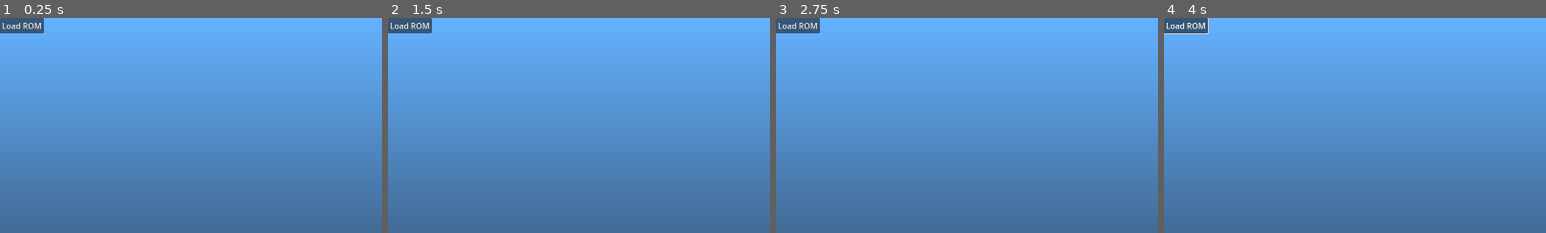
Above: before the commit, frames 1-4 (left to right).
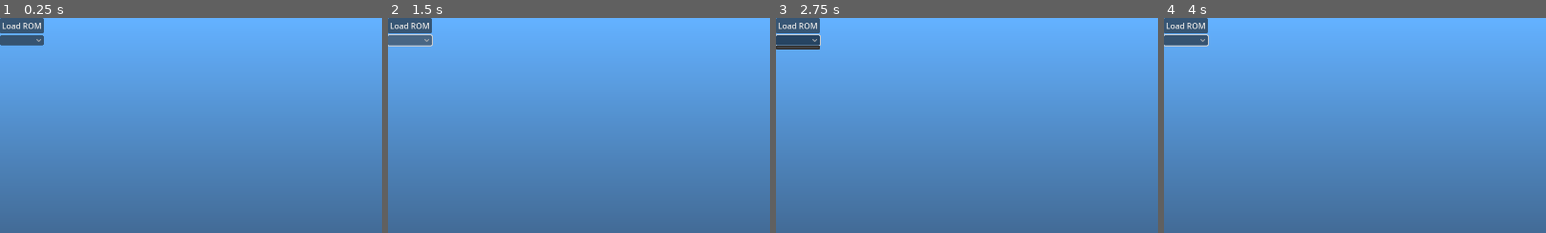
Above: after the commit, the same moments.

Repository: mrgudenheim/TacticsEngineG
Game: Godot game, scene res://src/map_viewer.tscn
The game is run twice, just before and just after one commit, with the same random seed, the same clock (stepped at 60 frames per second) and the same inputs.
Inputs (mouse positions are % of the whole screen's width and height, from its top left):
- Up to frame 1 (0.25 s): no input
- Up to frame 2 (1.5 s): click (3, 5) at 0.52 s; click (3, 5) at 1.27 s
- Up to frame 3 (2.75 s): click (3, 5) at 2.02 s
- Up to frame 4 (4 s): click "Load ROM" at 2.75 s; move the mouse to (72, 45) at 3.52 s; tap Down (camera_down) at 3.6 s
The pictures show only the part of the screen within x 0-50%, y 0-50%; the shares and areas given below are measured in that part.

The runs differ from the first frame. In frame 1, 0.6% of the frame differs, in the area x 0-12%, y 8-13%; in frame 2, 0.7%; in frame 3, 0.8%, in the area x 0-12%, y 7-15%; in frame 4, 0.7%.

Commit message:
added map selection dropdown

Diff:
--- a/src/file_formats/map_data.gd
+++ b/src/file_formats/map_data.gd
@@ -560,9 +560,10 @@
 		if new_map_file_record.file_type_indicator == 0x2e01:
 			primary_mesh_data_record = new_map_file_record
 
-	for record: MapFileRecord in new_map_records:
-		if record.file_type_indicator == 0x1701:
-			if record.time_weather == primary_mesh_data_record.time_weather and record.arrangement == primary_mesh_data_record.arrangement:
-				primary_texture_record = record
+	if is_instance_valid(primary_mesh_data_record):
+		for record: MapFileRecord in new_map_records:
+			if record.file_type_indicator == 0x1701:
+				if record.time_weather == primary_mesh_data_record.time_weather and record.arrangement == primary_mesh_data_record.arrangement:
+					primary_texture_record = record
 
 	return new_map_records
--- a/src/map_viewer.gd
+++ b/src/map_viewer.gd
@@ -6,6 +6,11 @@
 @export var map_mesh: MeshInstance3D
 @export var camera_controller: CameraController
 @export var background_gradient: TextureRect
+@export var map_dropdown: OptionButton
+
+@export var map_mesh2: MeshInstance3D
+@export var map_mesh3: MeshInstance3D
+@export var map_mesh4: MeshInstance3D
 
 var quad_mirror: bool = true
 
@@ -15,17 +20,24 @@
 func _ready() -> void:
 	load_rom.file_selected.connect(rom_reader.on_load_rom_dialog_file_selected)
 	rom_reader.rom_loaded.connect(on_rom_loaded)
+	map_dropdown.item_selected.connect(on_map_selected)
 
 
 func on_rom_loaded() -> void:
 	push_warning("on rom loaded")
 
+	for file_name in RomReader.file_records.keys():
+		if file_name.contains(".GNS"):
+			map_dropdown.add_item(file_name)
 
-	var map_file_name: String = "MAP056.GNS" # Orbonne
+
+func on_map_selected(index: int) -> void:
+	var map_file_name: String = map_dropdown.get_item_text(index)
+	#map_file_name = "MAP056.GNS" # Orbonne
 	#map_file_name = "MAP022.GNS" # Gariland
 
 	var start_time: int = Time.get_ticks_msec()
-	var map_gns_data: PackedByteArray = rom_reader.get_file_data(map_file_name)
+	var map_gns_data: PackedByteArray = RomReader.get_file_data(map_file_name)
 
 	push_warning("Time to get file data (ms): " + str(Time.get_ticks_msec() - start_time))
 
@@ -41,18 +53,15 @@
 	map_mesh.scale = SCALE * Vector3.ONE
 
 	if quad_mirror:
-		var map_mesh2 := map_mesh.duplicate()
-		var map_mesh3 := map_mesh.duplicate()
-		var map_mesh4 := map_mesh.duplicate()
-		map_mesh2.scale = map_mesh2.scale * Vector3(1, 1, -1)
-		map_mesh3.scale = map_mesh3.scale * Vector3(-1, 1, 1)
-		map_mesh4.scale = map_mesh4.scale * Vector3(-1, 1, -1)
+		map_mesh2.mesh = map_mesh.mesh
+		map_mesh3.mesh = map_mesh.mesh
+		map_mesh4.mesh = map_mesh.mesh
+		map_mesh2.scale = SCALE * Vector3(1, 1, -1)
+		map_mesh3.scale = SCALE * Vector3(-1, 1, 1)
+		map_mesh4.scale = SCALE * Vector3(-1, 1, -1)
 		map_mesh2.position = Vector3.FORWARD * map_data.map_length * 2
 		map_mesh3.position = Vector3.RIGHT * map_data.map_width * 2
 		map_mesh4.position = (Vector3.RIGHT * map_data.map_width * 2) + (Vector3.FORWARD * map_data.map_length * 2)
-		add_child(map_mesh2)
-		add_child(map_mesh3)
-		add_child(map_mesh4)
 
 	var middle_height: float = (map_data.terrain_tiles[map_data.terrain_tiles.size() / 2].height * SCALED_UNITS_PER_HEIGHT) + 2
 	camera_controller.position = Vector3(map_data.map_width / 2.0, middle_height, -map_data.map_length / 2.0)
--- a/src/map_viewer.tscn
+++ b/src/map_viewer.tscn
@@ -26,13 +26,17 @@
 [sub_resource type="QuadMesh" id="QuadMesh_foefj"]
 material = SubResource("StandardMaterial3D_05x7e")
 
-[node name="MapViewer" type="Node3D" node_paths=PackedStringArray("load_rom", "texture_viewer", "map_mesh", "camera_controller", "background_gradient")]
+[node name="MapViewer" type="Node3D" node_paths=PackedStringArray("load_rom", "texture_viewer", "map_mesh", "camera_controller", "background_gradient", "map_dropdown", "map_mesh2", "map_mesh3", "map_mesh4")]
 script = ExtResource("1_ojbyw")
 load_rom = NodePath("VBoxContainer/LoadRom")
 texture_viewer = NodePath("MapTexture")
 map_mesh = NodePath("Map")
 camera_controller = NodePath("CameraController")
 background_gradient = NodePath("CanvasLayer/TextureRect")
+map_dropdown = NodePath("VBoxContainer/MapDropdown")
+map_mesh2 = NodePath("Map2")
+map_mesh3 = NodePath("Map3")
+map_mesh4 = NodePath("Map4")
 
 [node name="WorldEnvironment" type="WorldEnvironment" parent="."]
 environment = SubResource("Environment_njvnp")
@@ -53,6 +57,9 @@
 offset_bottom = 40.0
 
 [node name="LoadRom" parent="VBoxContainer" instance=ExtResource("2_4wnqg")]
+layout_mode = 2
+
+[node name="MapDropdown" type="OptionButton" parent="VBoxContainer"]
 layout_mode = 2
 
 [node name="CameraController" type="Node3D" parent="." node_paths=PackedStringArray("sprite", "camera")]
@@ -76,6 +83,15 @@
 [node name="Map" type="MeshInstance3D" parent="."]
 transform = Transform3D(1, -8.74228e-08, -8.74228e-08, -8.74228e-08, -1, 0, -8.74228e-08, 7.64274e-15, -1, 0, 0, 0)
 
+[node name="Map2" type="MeshInstance3D" parent="."]
+transform = Transform3D(1, -8.74228e-08, -8.74228e-08, -8.74228e-08, -1, 0, -8.74228e-08, 7.64274e-15, -1, 0, 0, 0)
+
+[node name="Map3" type="MeshInstance3D" parent="."]
+transform = Transform3D(1, -8.74228e-08, -8.74228e-08, -8.74228e-08, -1, 0, -8.74228e-08, 7.64274e-15, -1, 0, 0, 0)
+
+[node name="Map4" type="MeshInstance3D" parent="."]
+transform = Transform3D(1, -8.74228e-08, -8.74228e-08, -8.74228e-08, -1, 0, -8.74228e-08, 7.64274e-15, -1, 0, 0, 0)
+
 [node name="DirectionalLight3D" type="DirectionalLight3D" parent="."]
 transform = Transform3D(1, 0, 0, 0, 0.553391, -0.832921, 0, 0.832921, 0.553391, 0, 3.51982, 2.72607)
 
